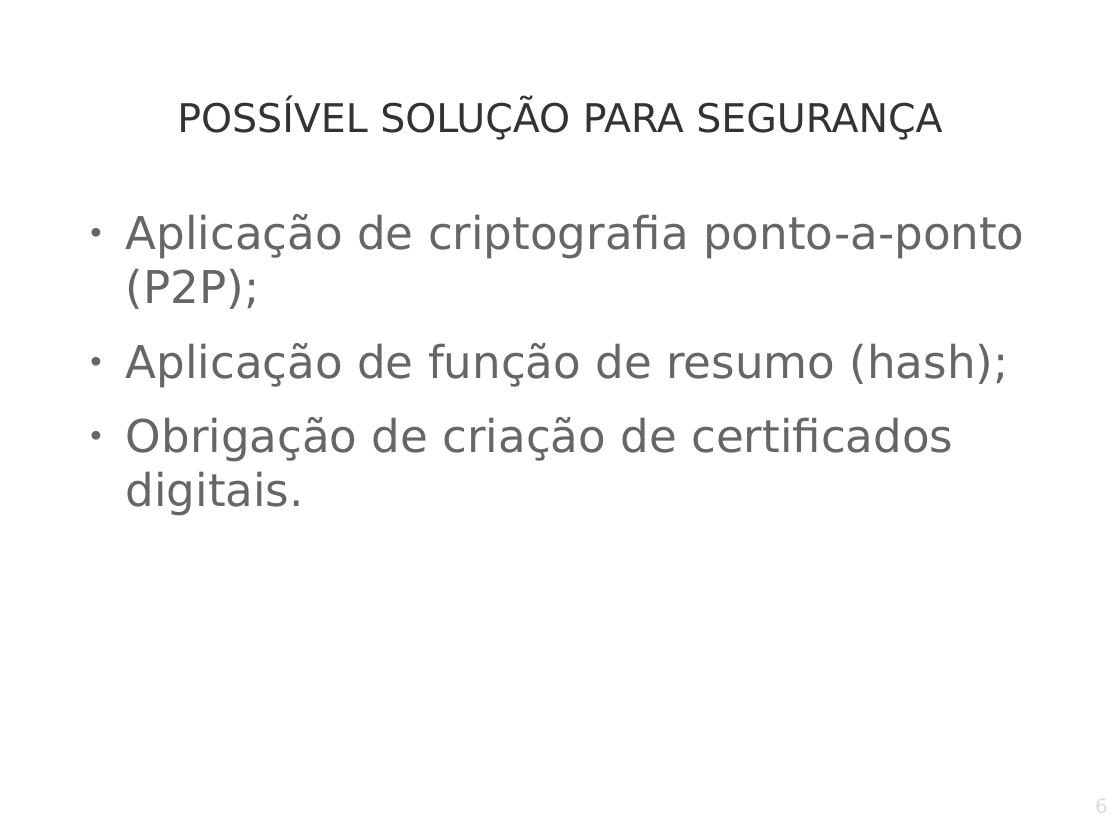
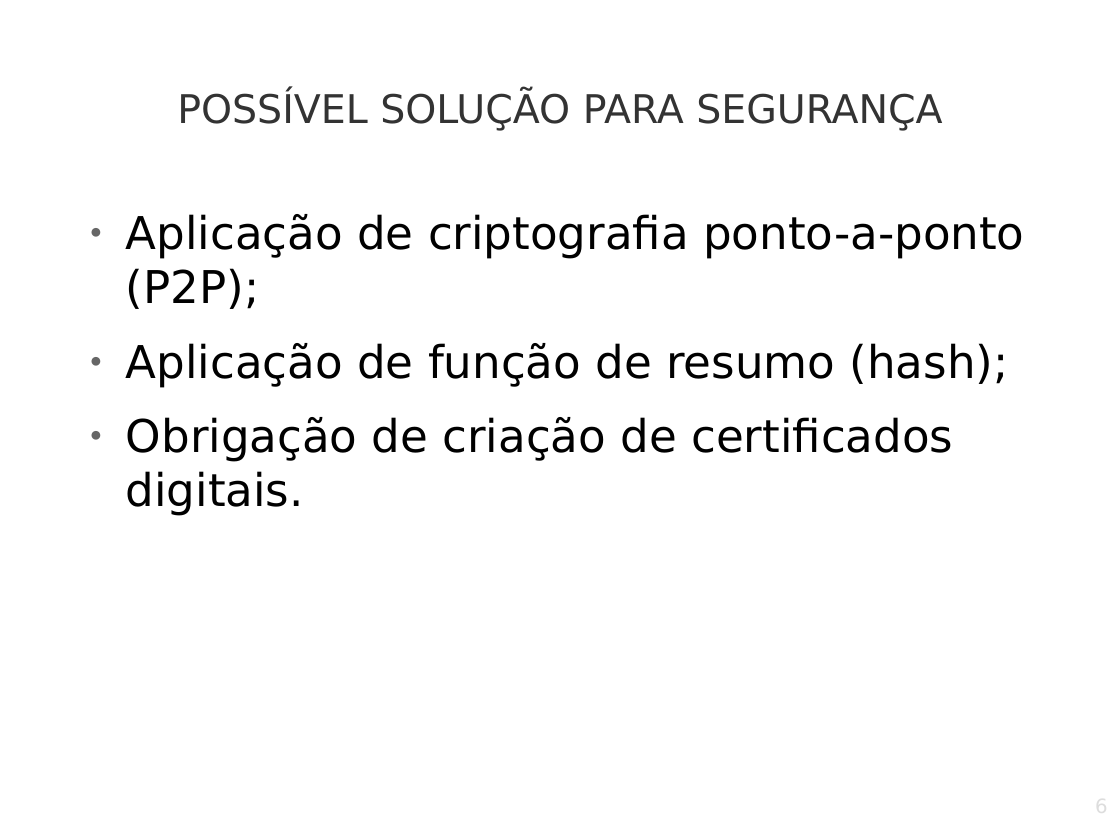
Before and after one commit to marcosnonato/Clang, a slide deck: slide 6 of Tendencias Tecnologicas.odp. Drawn at 1120x840 pixels with LibreOffice and Linux fonts; fonts in the diff are those of the drawing; background and template pictures are left out. Boxes give left, top, right and bottom in pixels: in the first picture for what was removed or moved away, otherwise in the second. Text is boxed around its words. In the diff, an @@ line names an element or a change of style, - is before the commit and + after.

```diff
--- a/Tendencias Tecnologicas.odp
+++ b/Tendencias Tecnologicas.odp
@@ title "POSSÍVEL SOLUÇÃO PARA SEGURANÇA": place and size @@
-title "POSSÍVEL SOLUÇÃO PARA SEGURANÇA" at (177, 99, 942, 140)
+title "POSSÍVEL SOLUÇÃO PARA SEGURANÇA" at (177, 91, 942, 131)
@@ text "Aplicação de criptografia ponto-a-ponto (P2P);" at (126, 214, 1024, 516): text colour #666666 to #000000 @@
```
Also in this commit, not shown: 13 other slides changed, 1 slide added.
